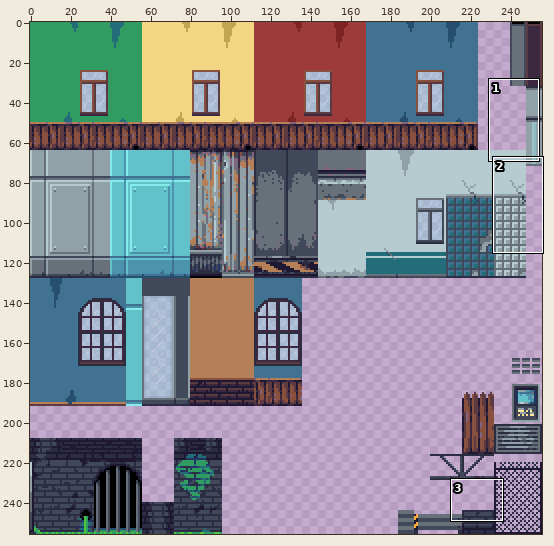
File history of a pixel-art file, Assets/Tileset/Rooms.ase. The first picture is a wide view before the edit; the outline marks the close-up.
Close-up. Earlier state:
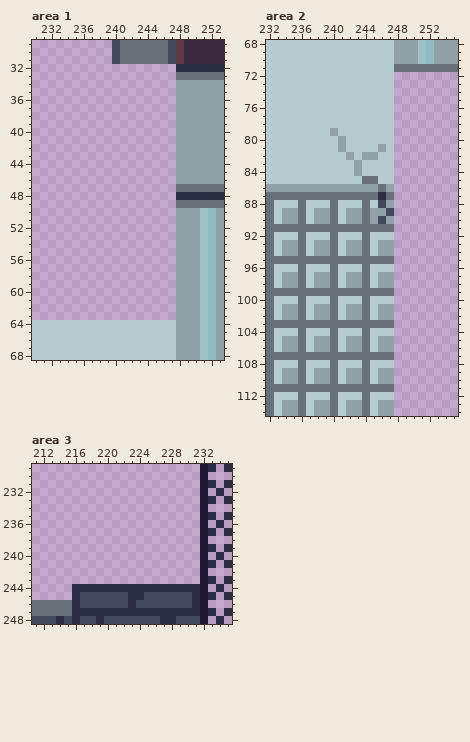
256x256 pixels, 1 frame. Shown: area 1: x 230..253, y 29..68; area 2: x 232..255, y 68..114; area 3: x 211..235, y 229..248. The commit also changed other parts of the picture, which this record leaves out.
The same view after the edit:
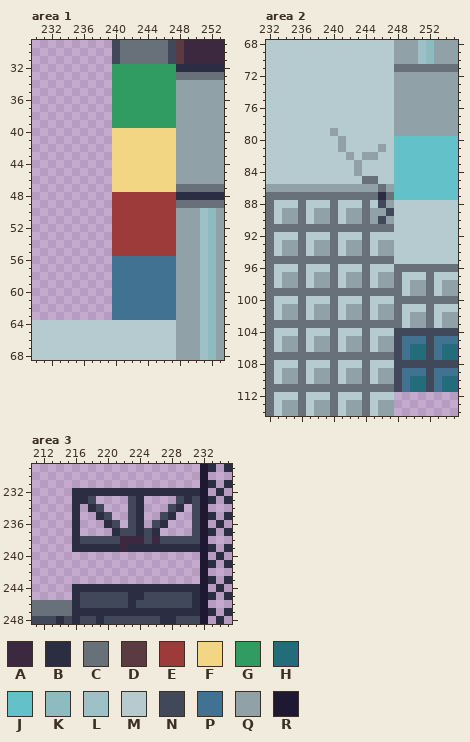
Palette (. is transparent): A #3c2940  B #2b2e42  C #68717a  D #5c3a41  E #9d3a3a  F #f2d683  G #309c62  H #236d7a  J #63c2c9  K #8dbbc0  L #9ec1c7  M #b6cbcf  N #414859  P #417291  Q #90a1a8  R #1f1833
The exact change:
Area 1, layer "Walls":
y 32..39: x 240..247 ........ -> GGGGGGGG
y 40..47: x 240..247 ........ -> FFFFFFFF
y 48..55: x 240..247 ........ -> EEEEEEEE
y 56..63: x 240..247 ........ -> PPPPPPPP
Area 2, layer "Walls":
y 72..79: x 248..255 ........ -> QQQQQQQQ
y 80..87: x 248..255 ........ -> JJJJJJJJ
y 88..95: x 248..255 ........ -> MMMMMMMM
y 96: x 248..255 ........ -> CCCCCCCC
y 97: x 248..255 ........ -> CMMMCMMM
y 98..99: x 248..255 ........ -> CMQQCMQQ
y 100: x 248..255 ........ -> CCCCCCCC
y 101: x 248..255 ........ -> CMMMCMMM
y 102..103: x 248..255 ........ -> CMQQCMQQ
y 104: x 248..255 ........ -> NNNNNNNN
y 105: x 248..255 ........ -> NPPPNPPP
y 106..107: x 248..255 ........ -> NPHHNPHH
y 108: x 248..255 ........ -> NNNNNNNN
y 109: x 248..255 ........ -> NPPPNPPP
y 110..111: x 248..255 ........ -> NPHHNPHH
Area 3, layer "Walls":
y 232: x 216..231 ................ -> BBBBBBBBBBBBBBBB
y 233: x 216..218 ... -> BBN; x 223..224 .. -> NB; x 229..231 ... -> NBN
y 234: x 216 . -> B; x 218..219 .. -> BN; x 223..224 .. -> NB; x 228..229 .. -> NB; x 231 . -> N
y 235: x 216 . -> B; x 219..220 .. -> BN; x 223..224 .. -> NB; x 227..228 .. -> NB; x 231 . -> N
y 236: x 216 . -> B; x 220..221 .. -> BN; x 223..224 .. -> NB; x 226..227 .. -> NB; x 231 . -> N
y 237: x 216 . -> B; x 221..226 ...... -> BNNBNB; x 231 . -> N
y 238: x 216..231 ................ -> BNNNNNAAANANNNNN
y 239: x 216..231 ................ -> BBBBBBABBBBBBBBB
Where, in picture pixels (left, top, right, bottom), the same in both close-ups:
added: (112, 64, 176, 320)
added: (394, 72, 458, 392)
added: (72, 488, 200, 552)
